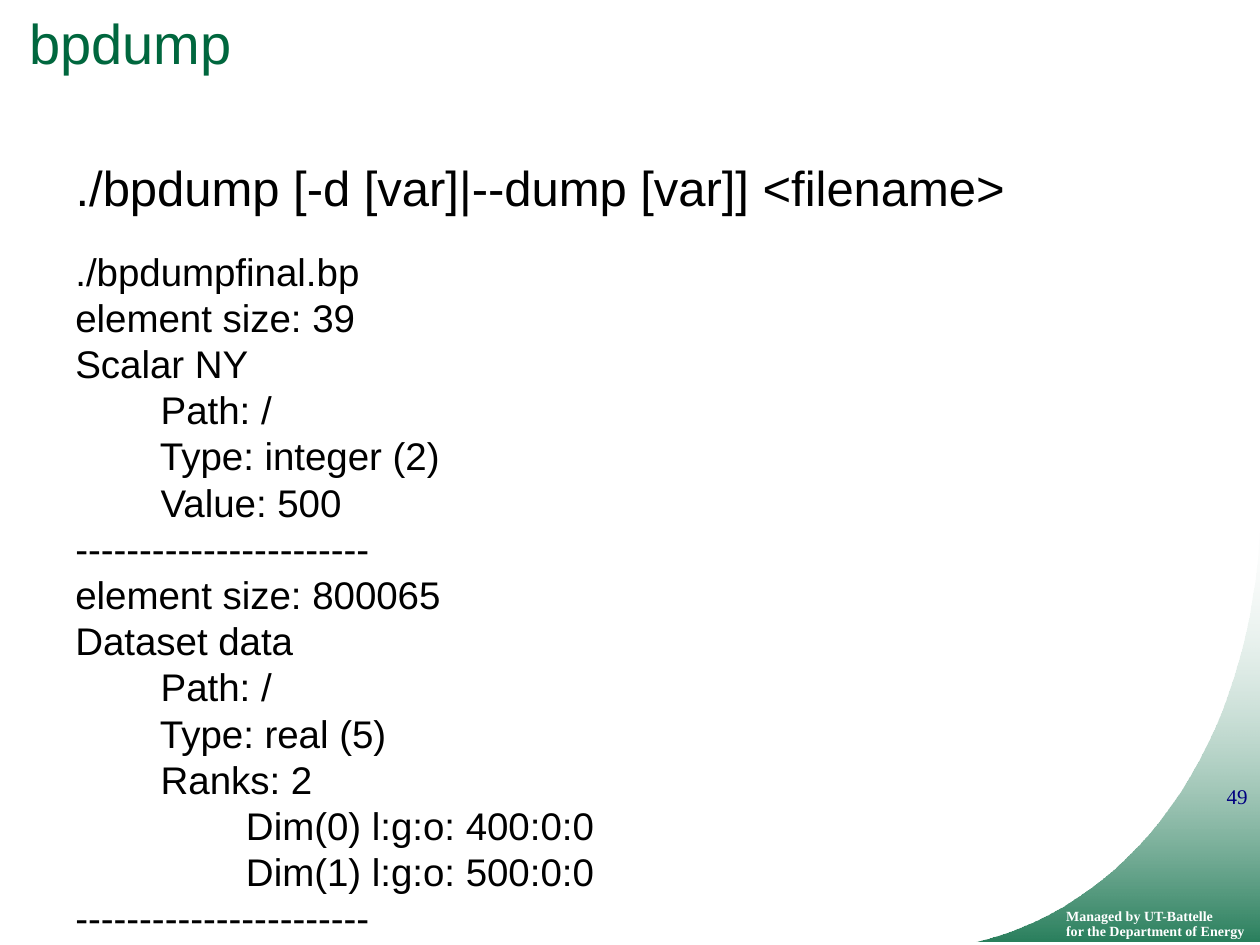
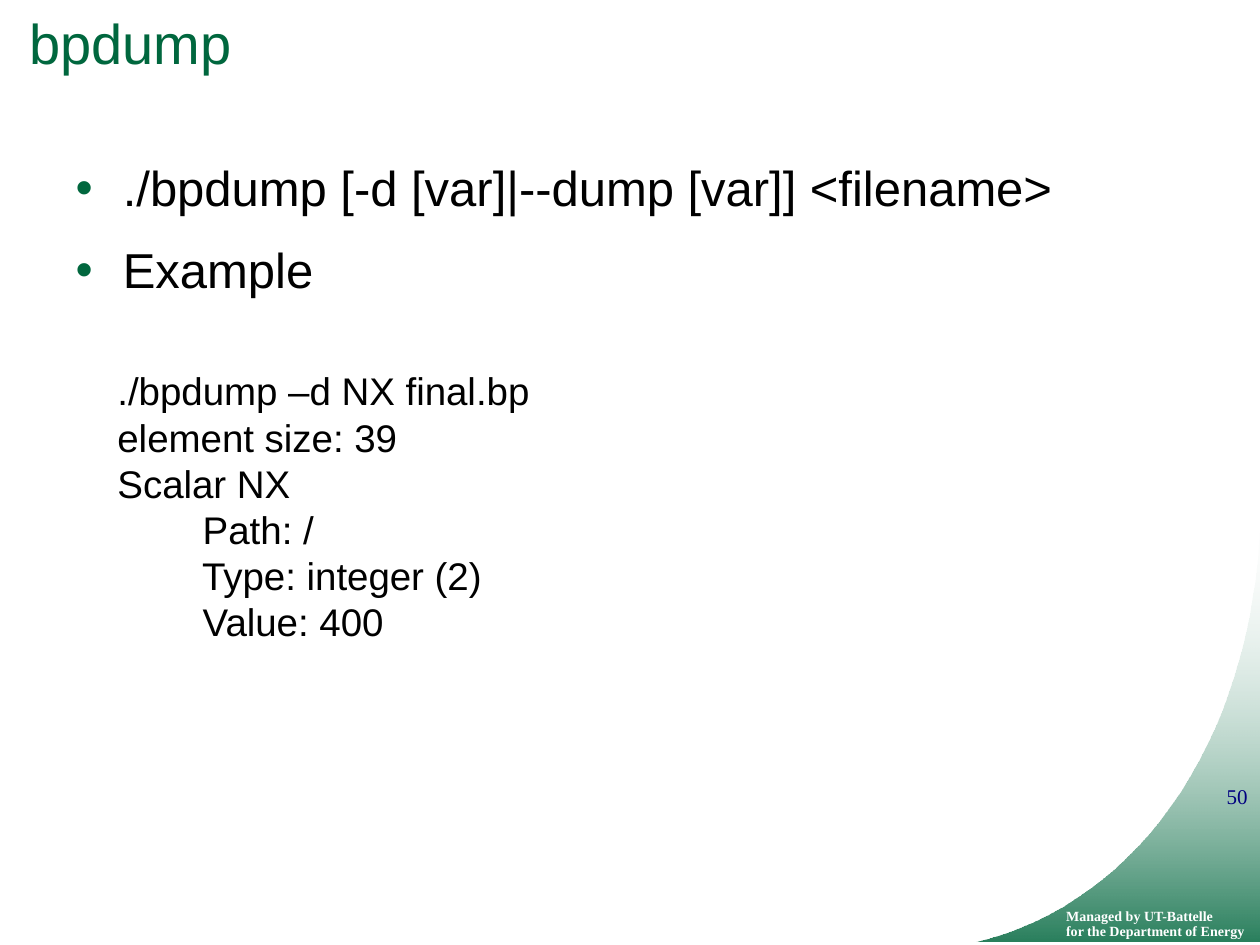
Before and after one commit to ornladios/ADIOS, a slide deck: slide 50 of tutorial/adios_api_scidac_tutorial.pptx (slide 49 before the commit). Drawn at 1260x945 pixels with LibreOffice and Linux fonts; fonts in the diff are those of the drawing; background and template pictures are left out. Boxes give left, top, right and bottom in pixels: in the first picture for what was removed or moved away, otherwise in the second. Text is boxed around its words. In the diff, an @@ line names an element or a change of style, - is before the commit and + after.

```diff
--- a/tutorial/adios_api_scidac_tutorial.pptx
+++ b/tutorial/adios_api_scidac_tutorial.pptx
@@ text at (123,170,1052,216): bullet none to • @@
@@ text removed at (75,258,594,894) @@
-./bpdumpfinal.bp
-element size: 39
-Scalar NY
-Path: /
-Type: integer (2)
-Value: 500
------------------------
-element size: 800065
-Dataset data
-Path: /
-Type: real (5)
-Ranks: 2
-Dim(0) l:g:o: 400:0:0
-Dim(1) l:g:o: 500:0:0
------------------------
@@ text at (123,252,313,298): paragraph added @@
+• Example
@@ text added at (117,377,530,637), 22 pt, text #000000 @@
+./bpdump –d NX final.bp
+element size: 39
+Scalar NX
+Path: /
+Type: integer (2)
+Value: 400
@@ page number at (1227,790,1248,804): text changed @@
-49
+50
```
Also in this commit, not shown: 28 other slides changed, 17 slides added, 5 slides removed.
